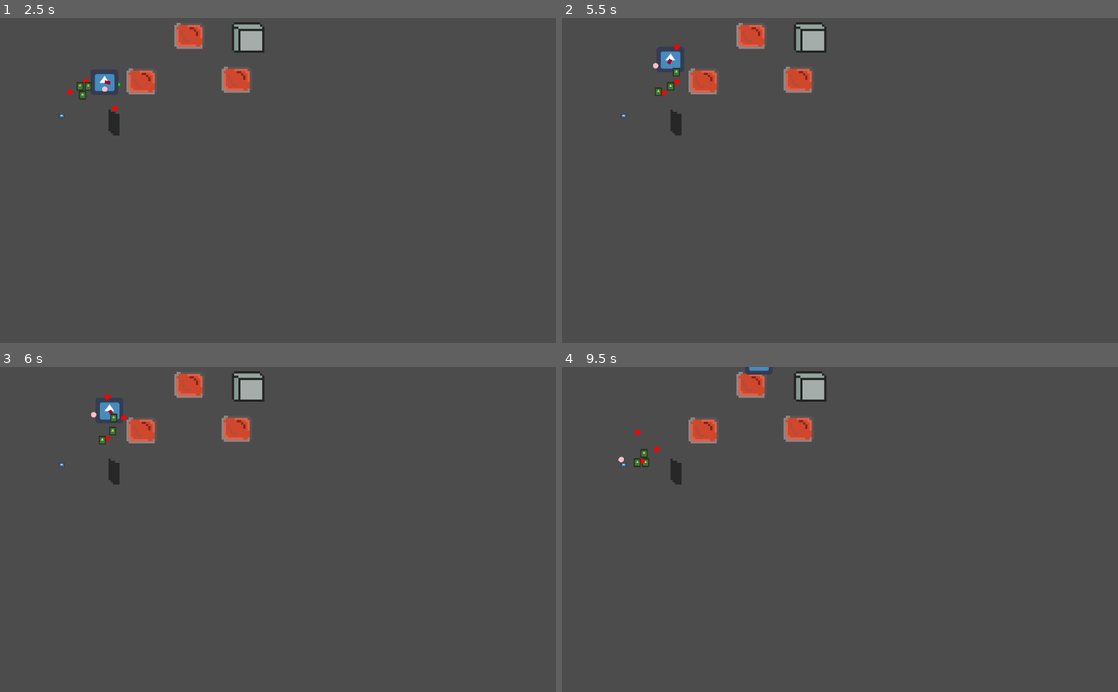
Above: before the commit, frames 1-4 (two rows, left to right).
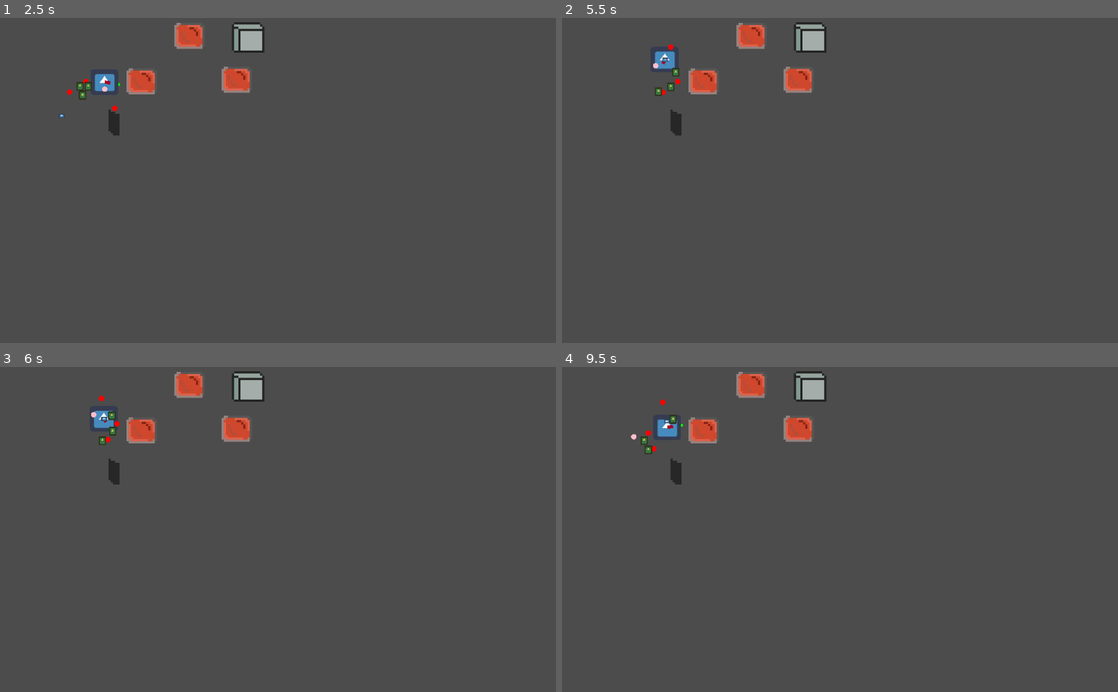
Above: after the commit, the same moments.

Repository: Cartogy/GWJ24
Game: Godot game, scene res://Levels/example_level.tscn
The game is run twice, just before and just after one commit, with the same random seed, the same clock (stepped at 60 frames per second) and the same inputs. The project has no main scene, so this scene is started directly. The engine's default icon, where the game draws it, is replaced by a stand-in: a white triangle on a blue panel in a dark square.
Inputs (mouse positions are in pixels of both pictures, inside the frame that each line leads up to):
- Up to frame 1 (2.5 s): move the mouse to (400, 164) at 0.52 s; hold Right (ui_right) 0.53-1.28 s; hold R (drop_item) 0.53-1.28 s; move the mouse to (166, 196) at 1.27 s; hold Down (ui_down) 1.28-2.03 s; tap T (chick_cmd) at 1.35 s; tap R (drop_item) at 1.55 s; move the mouse to (333, 109) at 2.02 s; hold Right (ui_right) from 2.03 s (still down); hold R (drop_item) from 2.03 s (still down)
- Up to frame 2 (5.5 s): move the mouse to (812, 245) at 2.77 s; release Right (ui_right) at 2.78 s; release R (drop_item) at 2.78 s; hold Up (ui_up) 2.78-3.53 s; tap G (duck_cmd) at 2.85 s; tap R (drop_item) every 0.75 s from 3.05 to 5.3 s; move the mouse to (1006, 229) at 3.52 s; hold M (follow_cmd) 3.53-4.28 s; hold Left (ui_left) 3.53-5.03 s; move the mouse to (673, 131) at 4.27 s; click (673, 131) at 4.35 s; move the mouse to (867, 180) at 5.02 s; hold Down (ui_down) from 5.03 s (still down); hold E (pick_item) from 5.03 s (still down)
- Up to frame 3 (6 s): move the mouse to (194, 448) at 5.77 s; release Down (ui_down) at 5.78 s; release E (pick_item) at 5.78 s; hold Right (ui_right) from 5.78 s (still down); tap H (stay_cmd) at 5.85 s
- Up to frame 4 (9.5 s): tap R (drop_item) at 6.05, 6.8, 7.35, 8.3, 8.85 s; move the mouse to (962, 513) at 6.52 s; release Right (ui_right) at 6.53 s; hold Up (ui_up) 6.53-7.28 s; hold O (unlocking) 6.53-7.28 s; move the mouse to (728, 545) at 7.27 s; hold Right (ui_right) 7.28-8.03 s; move the mouse to (895, 458) at 8.02 s; hold Down (ui_down) 8.03-8.78 s; hold T (chick_cmd) 8.03-8.78 s; move the mouse to (812, 594) at 8.77 s; hold Left (ui_left) from 8.78 s (still down)

Frame 1 is identical in both runs. In frame 2, 0.2% of the frame differs, in the area x 10-22%, y 8-31%; in frame 3, 0.4%; in frame 4, 0.6%, in the area x 10-38%, y 0-31%.

Commit message:
Item now has collision to activate switches + switches now store the amount of bodies on it to prevent from deactivating the switch when a single body leaves

Diff:
--- a/Scenes/ItemManager/item_manager.gd
+++ b/Scenes/ItemManager/item_manager.gd
@@ -36,8 +36,9 @@
 	print("Entityi Position")
 	print(pos)
 
-func deactivate_item(item):
+func deactivate_item(item: Item):
 	item.set_physics_process(false)
+
 	cur_entity_item.current_item = item
 	cur_entity_item.has_item = true
 
@@ -45,11 +46,13 @@
 	cur_entity_item.current_item.set_physics_process(true)
 	cur_entity_item.current_item.global_position = cur_entity_item.get_entity_position()
 	cur_entity_item.has_item = false
+	cur_entity_item.current_item.get_node("CollisionShape2D").set_deferred("disabled", false)	# Let the item have and effect on switches
 	cur_entity_item.current_item = null
 
 func pickup_item(item):
 	if cur_entity_item.has_item == false:
 		print(cur_entity_state)
+		item.get_node("CollisionShape2D").set_deferred("disabled", true)	# Prevents collision between duck and item
 		cur_entity_item.set_current_item(item)
 		print(cur_entity_item.name)
 		deactivate_item(item)
--- a/Scenes/Items/Item.tscn
+++ b/Scenes/Items/Item.tscn
@@ -1,17 +1,23 @@
-[gd_scene load_steps=3 format=2]
+[gd_scene load_steps=4 format=2]
 
 [ext_resource path="res://Scenes/Items/item.gd" type="Script" id=1]
 
 [sub_resource type="CircleShape2D" id=1]
+radius = 4.7474
 
-[node name="Item" type="Node2D"]
+[sub_resource type="CircleShape2D" id=2]
+
+[node name="Item" type="KinematicBody2D"]
 script = ExtResource( 1 )
 
 [node name="Sprite" type="Sprite" parent="."]
 
+[node name="CollisionShape2D" type="CollisionShape2D" parent="."]
+shape = SubResource( 1 )
+
 [node name="Area2D" type="Area2D" parent="."]
 
 [node name="CollisionShape2D" type="CollisionShape2D" parent="Area2D"]
-shape = SubResource( 1 )
+shape = SubResource( 2 )
 [connection signal="body_entered" from="Area2D" to="." method="_on_Area2D_body_entered"]
 [connection signal="body_exited" from="Area2D" to="." method="_on_Area2D_body_exited"]
--- a/Scenes/Switch/switch.gd
+++ b/Scenes/Switch/switch.gd
@@ -6,6 +6,8 @@
 var cur_state
 
 var affect
+
+var weights = []	# Stores the amount of bodys on the switch
 
 func _ready():
 	#affect = get_node(affect_path)
@@ -17,6 +19,7 @@
 
 
 func _on_Area2D_body_entered(body):
+	weights.append(body)
 	if cur_state != State.ON:
 		cur_state = State.ON
 		$AnimatedSprite.play("On")
@@ -24,7 +27,8 @@
 			affect.switch_activated()
 
 func _on_Area2D_body_exited(body):
-	if cur_state == State.ON:
+	weights.erase(body)
+	if cur_state == State.ON && weights.size() == 0:
 		cur_state = State.OFF
 		$AnimatedSprite.play("Off")
 		if affect != null:
